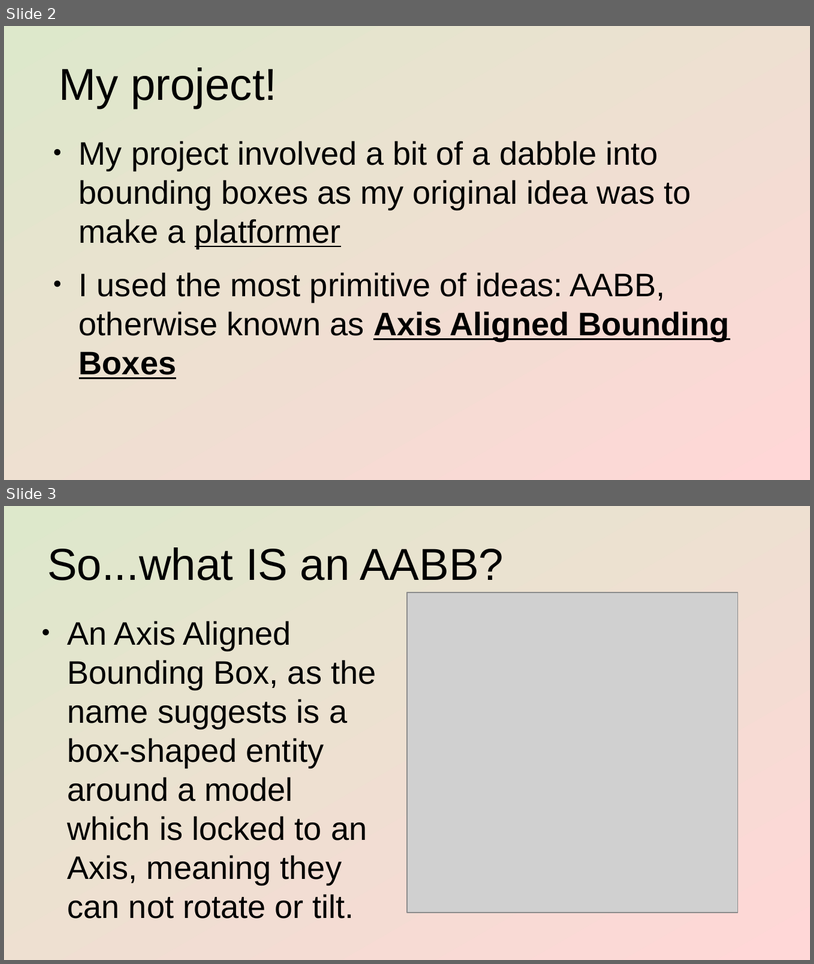
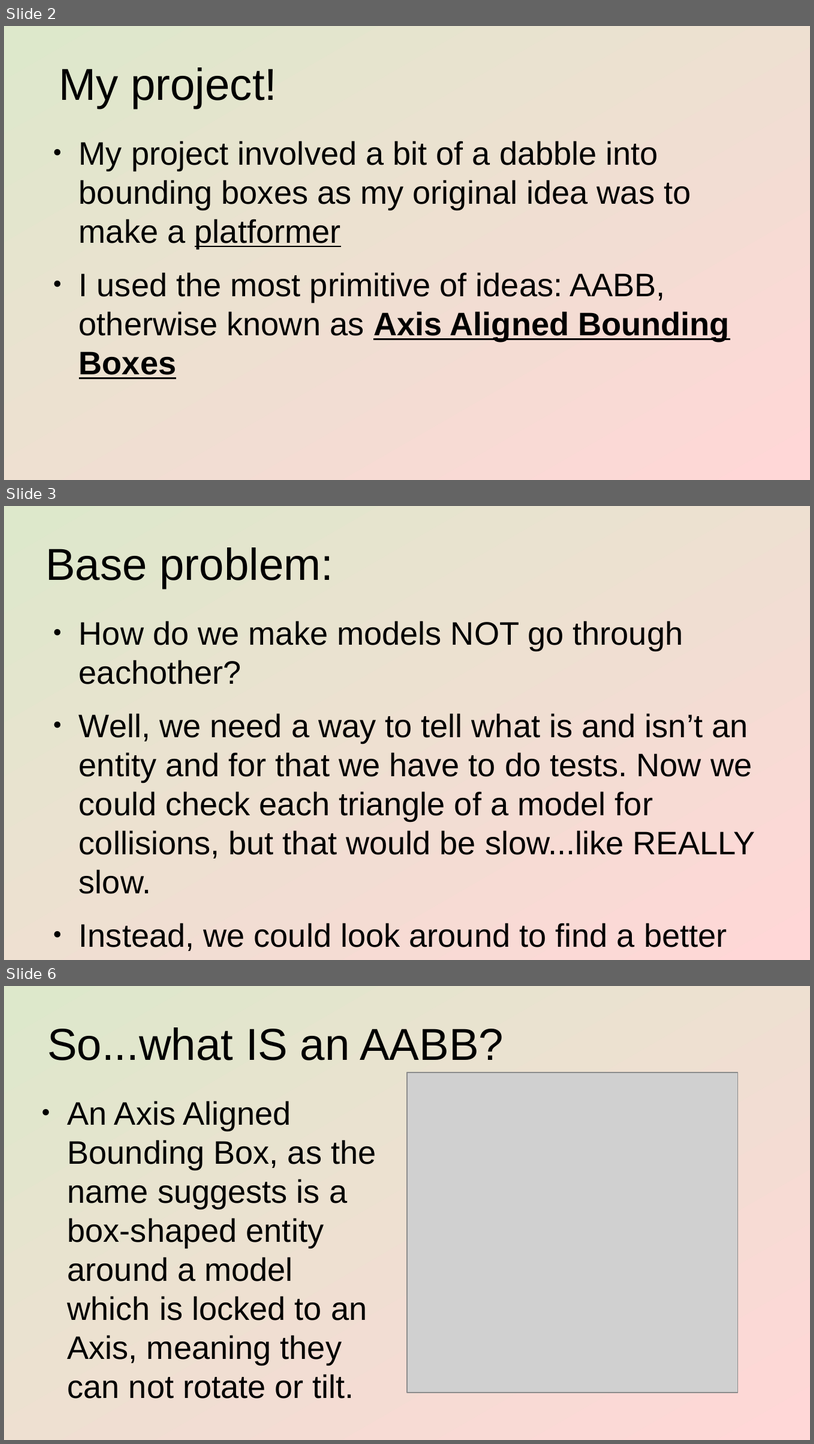
Before and after one commit to HalaszMateSandor-T1TNWL/Graphics, a slide deck: feladat/presentation/AABB_and_collision.odp. Shown one above the other, each under a label of ours: slides 2 and 3 before the commit, slides 2, 3 and 6 after it; the slides between them are not shown. The pictures are 814x964 and 814x1444 pixels, drawn with LibreOffice and Linux fonts; fonts in the diff are those of the drawing; grey boxes stand for pictures. Boxes give left, top, right and bottom in pixels: in the first picture for what was removed or moved away, otherwise in the second. Text is boxed around its words. In the diff, an @@ line names an element or a change of style, - is before the commit and + after.

```diff
--- a/feladat/presentation/AABB_and_collision.odp
+++ b/feladat/presentation/AABB_and_collision.odp
@@ slide 3 added at [4, 506, 810, 960], background gradient #DDE8CB to #FFD7D7 @@
@@ title added at [45, 547, 333, 588], 44 pt, text #000000 @@
+Base problem:
@@ text added at [79, 621, 756, 951], 32 pt, text #000000 @@
+● How do we make models NOT go through eachother?
+● Well, we need a way to tell what is and isn’t an entity and for that we have to do tests. Now we could check each triangle of a model for collisions, but that would be slow...like REALLY slow.
+● Instead, we could look around to find a better algorithm!
@@ what was slide 3 is now slide 6 @@
```
Also in this commit, not shown: 4 slides changed, 4 other slides added, 7 other files.
